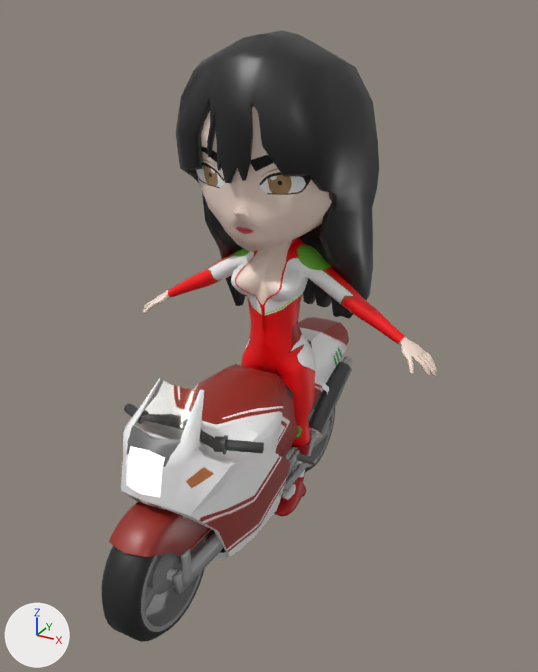
The Blender file BASEMESH/FBX/Reiko/Reiko.blend: old version first, new version second.
Both versions are drawn from a camera (50 mm lens) standing at (1.162, -2.154, 1.763) and looking at (0.089, -0.204, 0.788). Every picture has the same lights, and +X, +Y and +Z are marked at lower left.

The first picture shows 'Frame', 'Front Glass', 'Front Wheel', 'Front Wheel.001', 'Rear Wheel', 'ReikoOutfit.001'.
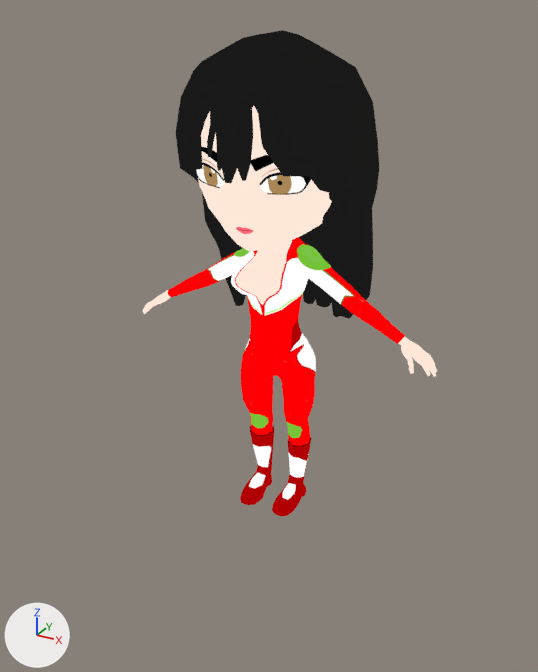
Pixel boxes [x1, y1, x2, y2] of what changed, in the pictures (538 x 672 px):
'ReikoOutfit.001', surface changed, recoloured
    both: [142, 30, 437, 517]
'Frame', hidden
    before: [109, 317, 353, 594]
'Front Wheel', hidden
    before: [101, 535, 208, 642]
'Front Glass', hidden
    before: [135, 379, 200, 440]
'Rear Wheel', hidden
    before: [305, 380, 335, 473]
'Front Wheel.001', hidden
    before: [167, 568, 177, 582]

Edits to the bpy script that builds the scene:
```text
Add ng_nodegroup:
    ng_nodegroup = bpy.data.node_groups.new('NodeGroup', 'ShaderNodeTree')
    # nodes: Mix, ValToRGB
    # colours: black #000000, grey #bcbcbc, dark grey #595959, white #ffffff
Change mat_reiko:
    remove n0 = _N.new('ShaderNodeBsdfPrincipled'); n0.name = 'Principled BSDF'
    remove n0.distribution = 'GGX'
    remove n0.subsurface_method = 'RANDOM_WALK_SKIN'
    add n4 = _N.new('ShaderNodeGroup'); n4.name = 'Group'
    add n4.node_tree = ng_nodegroup
    where n1 = _N.new('ShaderNodeOutputMaterial'); n1.name = 'Material Output'
    where n2 = _N.new('ShaderNodeTexImage'); n2.name = 'Image Texture'
    remove n3 = _N.new('ShaderNodeTexImage'); n3.name = 'Image Texture.001'
    remove n3.image = img_reikobake_001
    remove _L.new(n0.outputs[0], n1.inputs[0])  # 'BSDF' to 'Surface'
    remove _L.new(n2.outputs[0], n0.inputs[0])  # 'Color' to 'Base Color'
    remove _L.new(n3.outputs[1], n0.inputs[4])  # 'Alpha' to 'Alpha'
    add _L.new(n2.outputs[0], n4.inputs[0])  # 'Color' to 'Color2'
    add _L.new(n4.outputs[0], n1.inputs[0])  # 'Color' to 'Surface'
Change mat_reikohair:
    remove n0 = _N.new('ShaderNodeBsdfPrincipled'); n0.name = 'Principled BSDF'
    remove n0.distribution = 'GGX'
    remove n0.subsurface_method = 'RANDOM_WALK_SKIN'
    remove n0.inputs[0].default_value = (0.0134, 0.0134, 0.0134, 1.0)  # 'Base Color', black #1f1f1f
    remove n0.inputs[2].default_value = 0.4  # 'Roughness'
    where n1 = _N.new('ShaderNodeOutputMaterial'); n1.name = 'Material Output'
    remove _L.new(n0.outputs[0], n1.inputs[0])  # 'BSDF' to 'Surface'
    add n2 = _N.new('ShaderNodeGroup'); n2.name = 'Group'
    add n2.node_tree = ng_nodegroup
    add n2.inputs[0].default_value = (0.01, 0.01, 0.01, 1.0)  # 'Color2', black #191919
    add _L.new(n2.outputs[0], n1.inputs[0])  # 'Color' to 'Surface'
Change ob_frame:
    add ob_frame.hide_set(True)  # its collection is switched off
Change ob_front_wheel:
    add ob_front_wheel.hide_set(True)  # its collection is switched off
Change ob_rear_wheel:
    add ob_rear_wheel.hide_set(True)  # its collection is switched off
Change ob_front_glass:
    add ob_front_glass.hide_set(True)  # its collection is switched off
Change ob_front_wheel_001:
    add ob_front_wheel_001.hide_set(True)  # its collection is switched off
```
